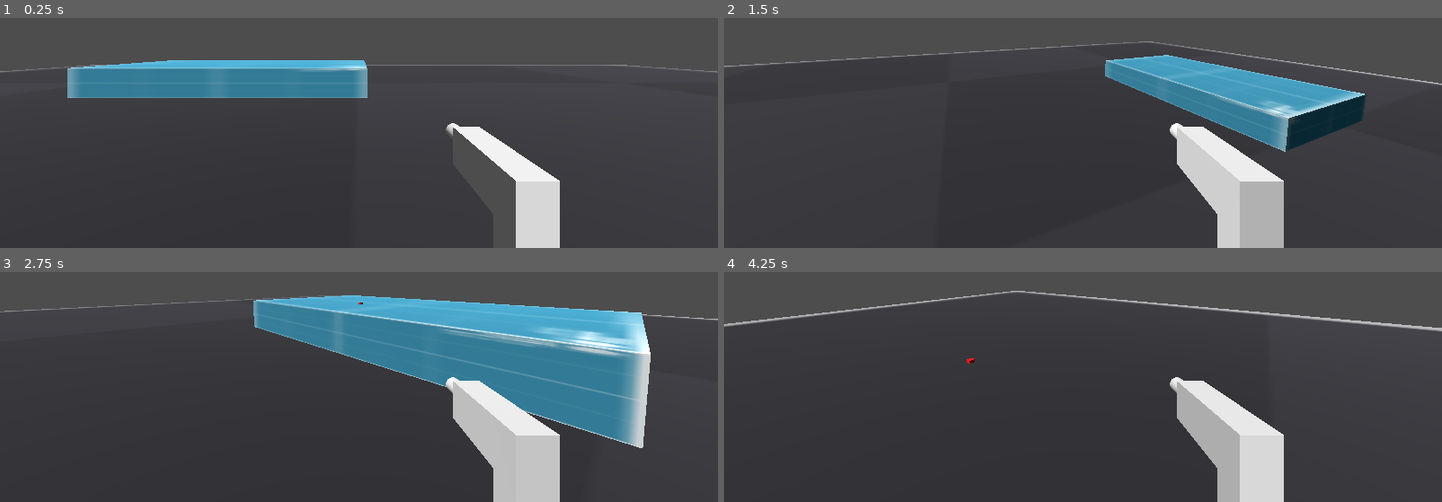
Above: before the commit, frames 1-4 (two rows, left to right).
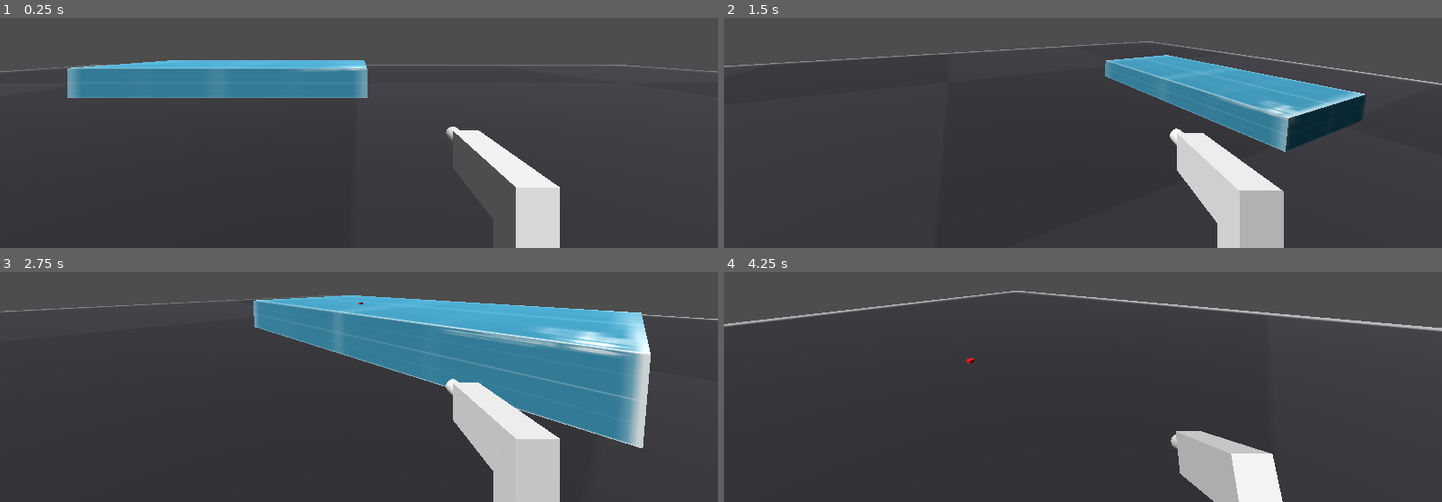
Above: after the commit, the same moments.

Repository: cddatkins/FPSController
Game: Godot game, scene res://Level/level.tscn
The game is run twice, just before and just after one commit, with the same random seed, the same clock (stepped at 60 frames per second) and the same inputs.
Inputs (mouse positions are in pixels of both pictures, inside the frame that each line leads up to):
- Up to frame 1 (0.25 s): no input
- Up to frame 2 (1.5 s): move the mouse to (1240, 27) at 0.52 s; press the mouse at (1240, 27) at 0.53 s; hold D (right) 0.53-1.28 s; tap Space (jump) at 0.77 s; move the mouse to (1047, 47) at 1.27 s; release the mouse at (1047, 47) at 1.28 s; hold W (up) from 1.28 s (still down); tap Ctrl (crouch) at 1.35 s
- Up to frame 3 (2.75 s): keep holding W (up); tap Space (jump) at 1.52 s; click (323, 301) at 1.55 s; move the mouse to (373, 292) at 2.02 s; press the mouse at (373, 292) at 2.03 s
- Up to frame 4 (4.25 s): keep holding W (up); move the mouse to (1075, 306) at 2.77 s; release the mouse at (1075, 306) at 2.78 s; tap ` (no_clip) at 2.85 s; tap Space (jump) at 3.02, 3.77 s; click (1075, 306) at 3.05 s; move the mouse to (1133, 304) at 3.52 s; hold Shift (run) from 3.53 s (still down); click (1133, 304) at 3.8 s; tap R (reload) at 4.15 s

The runs differ from the first frame. In frame 1, 0.7% of the frame differs, in the area x 62-78%, y 45-74%; in frame 2, 1.3%; in frame 3, 0.5%; in frame 4, 5.2%, in the area x 62-78%, y 45-100%.
Error before the commit: Invalid call. Nonexistent function 'reload_pressed' in base 'Node3D (Weapon)'. (res://Weapon/WeaponManager.gd:38)

Commit message:
Added Kenney Weapon Asset Pack, Added weapon animation logic, Added weapon sfx logic

Diff:
--- a/MageModel/MageCharacter.tscn
+++ /dev/null
@@ -1,5 +0,0 @@
-[gd_scene load_steps=2 format=3 uid="uid://bavgepaf2mvwg"]
-
-[ext_resource type="PackedScene" uid="uid://dqpi8lbukrp6o" path="res://MageModel/Mage.glb" id="1_atbcu"]
-
-[node name="Mage" instance=ExtResource("1_atbcu")]
--- a/PlayerController/PlayerController.gd
+++ b/PlayerController/PlayerController.gd
@@ -9,7 +9,6 @@
 @export var head_stand_origin : Vector3 = Vector3(0, 1.75, 0)
 @export var head_crouch_origin : Vector3 = Vector3(0, 1.07, 0)
 @export var head_crouch_smooth_speed : float = 7
-
 
 @export_category("Camera Control")
 @export var camera_head : Node3D
@@ -22,7 +21,6 @@
 @export var camera_max_pitch:= 60
 @export var camera_vert_invert:bool = false
 @export var camera_hori_invert:bool = false
-
 
 @export_category("Movement")
 @export var walk_speed : float = 7.0
--- a/Weapon/Models/Pistol.tscn
+++ b/Weapon/Models/Pistol.tscn
@@ -1,8 +1,54 @@
-[gd_scene load_steps=8 format=3 uid="uid://b4pfvvgsnjnf4"]
+[gd_scene load_steps=12 format=3 uid="uid://b4pfvvgsnjnf4"]
 
 [ext_resource type="Script" uid="uid://kj3qaevx635b" path="res://Weapon/Weapon.gd" id="1_uuvg1"]
 [ext_resource type="Shader" uid="uid://dbtri2jsuixsj" path="res://Weapon/Models/WeaponClip.gdshader" id="2_nlida"]
 [ext_resource type="PackedScene" uid="uid://bbrvub66i250x" path="res://Weapon/Models/muzzleflash0.tscn" id="3_i18n8"]
+
+[sub_resource type="Animation" id="Animation_wa7fy"]
+length = 0.001
+tracks/0/type = "position_3d"
+tracks/0/imported = false
+tracks/0/enabled = true
+tracks/0/path = NodePath("../../Model")
+tracks/0/interp = 1
+tracks/0/loop_wrap = true
+tracks/0/keys = PackedFloat32Array(0, 1, 0, -0.85148525, 0)
+
+[sub_resource type="Animation" id="Animation_w4ilb"]
+resource_name = "pistolIdle"
+loop_mode = 1
+tracks/0/type = "position_3d"
+tracks/0/imported = false
+tracks/0/enabled = true
+tracks/0/path = NodePath("../../Model")
+tracks/0/interp = 1
+tracks/0/loop_wrap = true
+tracks/0/keys = PackedFloat32Array(0, 1, 0, 0, 0, 0.43333334, 1, 0, -0.06800175, 0, 0.8666667, 1, 0, 0, 0)
+
+[sub_resource type="Animation" id="Animation_i18n8"]
+resource_name = "pistolReload"
+length = 0.36667
+tracks/0/type = "position_3d"
+tracks/0/imported = false
+tracks/0/enabled = true
+tracks/0/path = NodePath("../../Model")
+tracks/0/interp = 1
+tracks/0/loop_wrap = true
+tracks/0/keys = PackedFloat32Array(0, 1, 0, 0, 0, 0.13333334, 1, 0, -0.85148525, 0, 0.3, 1, 0, 0, 0)
+tracks/1/type = "rotation_3d"
+tracks/1/imported = false
+tracks/1/enabled = true
+tracks/1/path = NodePath("../../Model")
+tracks/1/interp = 1
+tracks/1/loop_wrap = true
+tracks/1/keys = PackedFloat32Array(0, 1, 0, 0, 0, 1, 0.13333334, 1, -0.438677, 0, 0, 0.8986448, 0.3, 1, 0, 0, 0, 1)
+
+[sub_resource type="AnimationLibrary" id="AnimationLibrary_w4ilb"]
+_data = {
+&"RESET": SubResource("Animation_wa7fy"),
+&"pistolIdle": SubResource("Animation_w4ilb"),
+&"pistolReload": SubResource("Animation_i18n8")
+}
 
 [sub_resource type="ShaderMaterial" id="ShaderMaterial_i18n8"]
 render_priority = 0
@@ -45,22 +91,38 @@
 bottom_radius = 0.075
 height = 0.35
 
-[node name="Pistol" type="Node3D" node_paths=PackedStringArray("muzzle_location", "muzzle_flash_effect")]
+[node name="Pistol" type="Node3D" node_paths=PackedStringArray("animation_player", "audio_stream_player", "muzzle_location", "muzzle_flash_effect")]
 script = ExtResource("1_uuvg1")
+animation_player = NodePath("AnimationPlayer")
+audio_stream_player = NodePath("AudioStreamPlayer3D")
 muzzle_location = NodePath("Muzzle")
 muzzle_flash_effect = NodePath("Muzzle/MuzzleFlash")
 
-[node name="MeshInstance3D" type="MeshInstance3D" parent="."]
+[node name="AnimationPlayer" type="AnimationPlayer" parent="."]
+root_node = NodePath("../Muzzle/MuzzleFlash")
+libraries = {
+&"": SubResource("AnimationLibrary_w4ilb")
+}
+
+[node name="AudioStreamPlayer3D" type="AudioStreamPlayer3D" parent="."]
+
+[node name="Model" type="Node3D" parent="."]
+transform = Transform3D(1, 0, 0, 0, 0.99999994, 0, 0, 0, 0.99999994, 0, -0.85148525, 0)
+
+[node name="MeshInstance3D" type="MeshInstance3D" parent="Model"]
 transform = Transform3D(0.25, 0, 0, 0, 0.35, 0, 0, 0, 1, 0, 0, 0)
 mesh = SubResource("BoxMesh_5usau")
+skeleton = NodePath("../..")
 
-[node name="MeshInstance3D2" type="MeshInstance3D" parent="."]
+[node name="MeshInstance3D2" type="MeshInstance3D" parent="Model"]
 transform = Transform3D(0.25, 0, 0, 0, 0.8, 0, 0, 0, 0.25, 0, -0.22653335, 0.38006628)
 mesh = SubResource("BoxMesh_5usau")
+skeleton = NodePath("../..")
 
-[node name="MeshInstance3D3" type="MeshInstance3D" parent="."]
+[node name="MeshInstance3D3" type="MeshInstance3D" parent="Model"]
 transform = Transform3D(1, 0, 0, 0, -4.371139e-08, -1, 0, 1, -4.371139e-08, 0, 0.031387627, -0.6719731)
 mesh = SubResource("CylinderMesh_6cox0")
+skeleton = NodePath("../..")
 
 [node name="Muzzle" type="Node3D" parent="."]
 transform = Transform3D(1, 0, 0, 0, 1, 0, 0, 0, 1, 0, 0, -0.92352754)
--- a/Weapon/Resources/wr_Pistol.tres
+++ b/Weapon/Resources/wr_Pistol.tres
@@ -1,8 +1,11 @@
-[gd_resource type="Resource" script_class="WeaponResource" load_steps=4 format=3 uid="uid://d3bxrp5juh13h"]
+[gd_resource type="Resource" script_class="WeaponResource" load_steps=7 format=3 uid="uid://d3bxrp5juh13h"]
 
 [ext_resource type="Script" uid="uid://djmg3ekm2ul56" path="res://Weapon/WeaponResource.gd" id="1_06iat"]
 [ext_resource type="PackedScene" uid="uid://cgnxieft3srwy" path="res://Weapon/Bullet.tscn" id="1_6x5cw"]
+[ext_resource type="AudioStream" uid="uid://counu6xs7ni2t" path="res://addons/kenney_weapons_asset_pack/sounds/cc0-377145__nioczkus__pistol-draw-unholster.wav" id="1_a85ht"]
 [ext_resource type="PackedScene" uid="uid://b4pfvvgsnjnf4" path="res://Weapon/Models/Pistol.tscn" id="2_6x5cw"]
+[ext_resource type="AudioStream" uid="uid://d3vi2o7bmt2yc" path="res://addons/kenney_weapons_asset_pack/sounds/cc0-276959__gfl7__pistol-reload-sound.mp3" id="3_bn62y"]
+[ext_resource type="AudioStream" uid="uid://bpximbnsca2u7" path="res://addons/kenney_weapons_asset_pack/sounds/cc0-369781__morganpurkis__silenced-gunshot.wav" id="5_he2o2"]
 
 [resource]
 script = ExtResource("1_06iat")
@@ -14,4 +17,9 @@
 accuracy = 67.661
 projectile = ExtResource("1_6x5cw")
 projectile_duration = 3.0
+shoot_sound = ExtResource("5_he2o2")
+reload_sound = ExtResource("3_bn62y")
+equip_sound = ExtResource("1_a85ht")
+idle_anim = "pistolIdle"
+reload_anim = "pistolReload"
 metadata/_custom_type_script = "uid://djmg3ekm2ul56"
--- a/Weapon/Weapon.gd
+++ b/Weapon/Weapon.gd
@@ -1,6 +1,8 @@
 class_name Weapon
 extends Node
 
+@export var animation_player: AnimationPlayer
+@export var audio_stream_player: AudioStreamPlayer3D
 @export var muzzle_location: Node3D
 @export var muzzle_flash_effect: GPUParticles3D
 @export var bullet_trail_effect: PackedScene
@@ -11,6 +13,14 @@
 var _reserve_ammo : int = 999
 var _trigger_down : bool = false
 var _firerate_timer : float = 0
+var _is_reloading: bool = false
+var _on_animation_complete: Callable
+var _on_animation_cancel: Callable
+var _expected_animation: String = ""
+
+func _ready():
+	if animation_player:
+		animation_player.animation_changed.connect(onAnimationChanged)
 
 func _process(delta: float) -> void:
 	handleAutoFire()
@@ -28,6 +38,9 @@
 	_resource = manager.current_weapon_resource
 	_current_ammo = _resource.clip_size
 	_reserve_ammo = _resource.max_reserve_ammo
+	playAnimation(_resource.equip_anim)
+	queueAnimation(_resource.idle_anim)
+	playSound(_resource.equip_sound)
 
 func onUnequip() -> void:
 	_manager = null
@@ -67,6 +80,9 @@
 	showMuzzleFlash()
 	_firerate_timer = 1.0 / _resource.firerate
 	_current_ammo -= 1
+	playAnimation(_resource.shoot_anim)
+	queueAnimation(_resource.idle_anim)
+	playSound(_resource.shoot_sound)
 
 func performHitscan() -> void:
 	var camera = _manager.camera
@@ -105,8 +121,12 @@
 	spawnImpactMarker(hit_position)
 
 func reloadPressed() -> void:
-	#play reload animation & once finished call reload
-	reload()
+	var canReload = getReloadAmount() > 0 && !_is_reloading
+	if !canReload: return
+	_is_reloading = true
+	playAnimation(_resource.reload_anim, reload, reloadCancel)
+	queueAnimation(_resource.idle_anim)
+	playSound(_resource.reload_sound)
 
 func reload() -> void:
 	var reload_amount = getReloadAmount()
@@ -117,6 +137,10 @@
 	else:
 		_current_ammo += reload_amount
 		_reserve_ammo -= reload_amount
+	_is_reloading = false
+
+func reloadCancel() -> void:
+	stopSounds()
 
 func spawnImpactMarker(position: Vector3) -> void :
 	var marker = MeshInstance3D.new()
@@ -142,3 +166,53 @@
 
 func createBulletTrail(targetPos : Vector3) -> void:
 	pass
+
+func playAnimation(animation: String, onAnimationComplete: Callable = Callable(), onAnimationCancel: Callable = Callable()) -> void:
+	if animation_player == null || !animation_player.has_animation(animation):
+		if onAnimationComplete.is_valid():
+			onAnimationComplete.call()
+		return
+	# Cancel previous animation if different
+	if animation_player.current_animation != "" && animation_player.current_animation != animation:
+		if _on_animation_cancel.is_valid():
+			_on_animation_cancel.call()
+
+	animation_player.clear_queue()
+	# Store callbacks
+	_expected_animation = animation
+	_on_animation_complete = onAnimationComplete
+	_on_animation_cancel = onAnimationCancel
+	animation_player.seek(0)
+	animation_player.play(animation)
+
+func onAnimationFinished(anim_name: StringName) -> void:
+	if anim_name == _expected_animation:
+		if _on_animation_complete.is_valid():
+			_on_animation_complete.call()
+		# Clear state
+		_expected_animation = ""
+		_on_animation_complete = Callable()
+		_on_animation_cancel = Callable()
+
+func onAnimationChanged(old_anim_name: StringName, new_anim_name: StringName) -> void:
+	if new_anim_name != _expected_animation && _on_animation_complete.is_valid():
+		_on_animation_complete.call()
+	_expected_animation = animation_player.current_animation
+	if _expected_animation != old_anim_name:
+		_on_animation_complete = Callable()
+		_on_animation_cancel = Callable()
+
+func queueAnimation(animation: String) -> void:
+	if animation_player == null: return
+	if !animation_player.has_animation(animation): return
+	animation_player.queue(animation)
+
+func playSound(sound: AudioStream) -> void:
+	if audio_stream_player == null: return
+	if sound:
+		if audio_stream_player.stream != sound:
+			audio_stream_player.stream = sound
+		audio_stream_player.play()
+
+func stopSounds() -> void:
+	audio_stream_player.stop()
--- a/Weapon/WeaponManager.gd
+++ b/Weapon/WeaponManager.gd
@@ -20,9 +20,6 @@
 	handleInput()
 	handleCurrentWeapon()
 
-func _physics_process(delta: float) -> void:
-	pass
-
 func handleInput() -> void:
 	_fire_pressed = Input.is_action_just_pressed("fire")
 	_fire_held = Input.is_action_pressed("fire")
@@ -35,7 +32,7 @@
 		elif !_fire_held:
 			_current_weapon.triggerPressed(false)
 		if _reload_pressed:
-			_current_weapon.reload_pressed()
+			_current_weapon.reloadPressed()
 
 func equipWeapon(weapon : WeaponResource) -> void:
 	if weapon == null: return
--- a/Weapon/WeaponResource.gd
+++ b/Weapon/WeaponResource.gd
@@ -24,4 +24,10 @@
 @export_category("Weapon Audio")
 @export var shoot_sound : AudioStream
 @export var reload_sound : AudioStream
-@export var unholster_sound : AudioStream
+@export var equip_sound : AudioStream
+
+@export_category("Weapon Animation")
+@export var idle_anim: String
+@export var shoot_anim : String
+@export var reload_anim : String
+@export var equip_anim : String
Binary file removed: MageModel/Mage.glb
Not shown, removed: MageModel/Mage.glb.import
Binary file removed: MageModel/Mage_mage_texture.png
Not shown, removed: MageModel/Mage_mage_texture.png.import
Binary file removed: MageModel/Rig_Medium_General.glb
Not shown, removed: MageModel/Rig_Medium_General.glb.import
Binary file removed: MageModel/Rig_Medium_MovementBasic.glb
Not shown, removed: MageModel/Rig_Medium_MovementBasic.glb.import
Binary file removed: MageModel/mage_texture.png
Not shown, removed: MageModel/mage_texture.png.import
Binary file added: addons/kenney_weapons_asset_pack/bulletdecal.png
Not shown, added: addons/kenney_weapons_asset_pack/bulletdecal.png.import
(and 84 more such lines)
